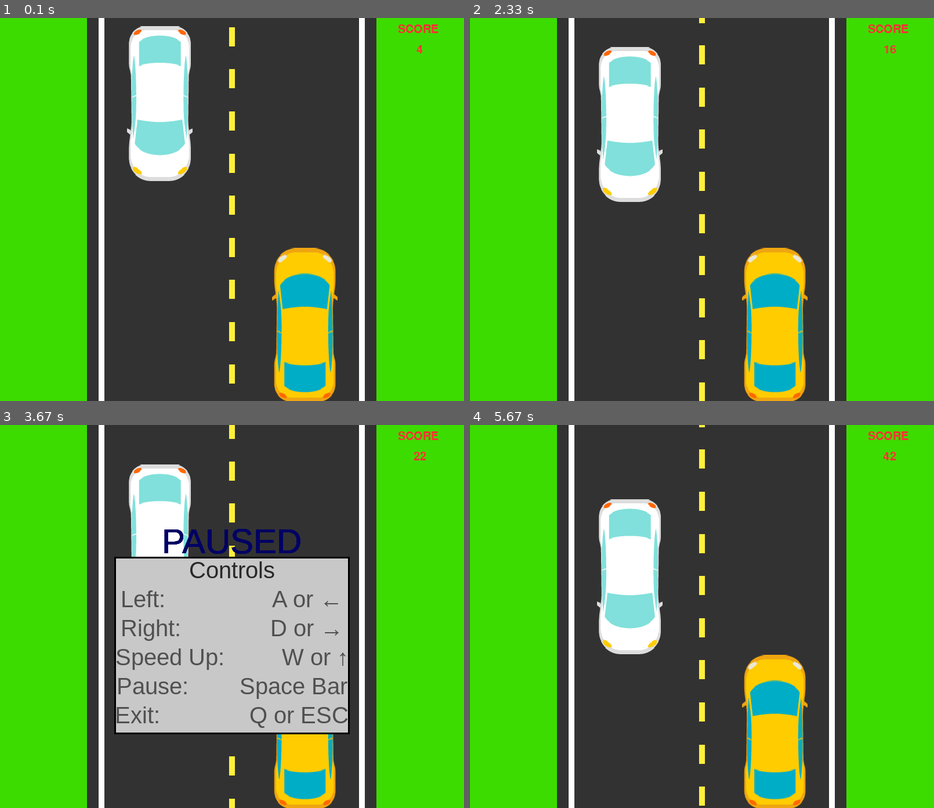
Above: before the commit, frames 1-4 (two rows, left to right).
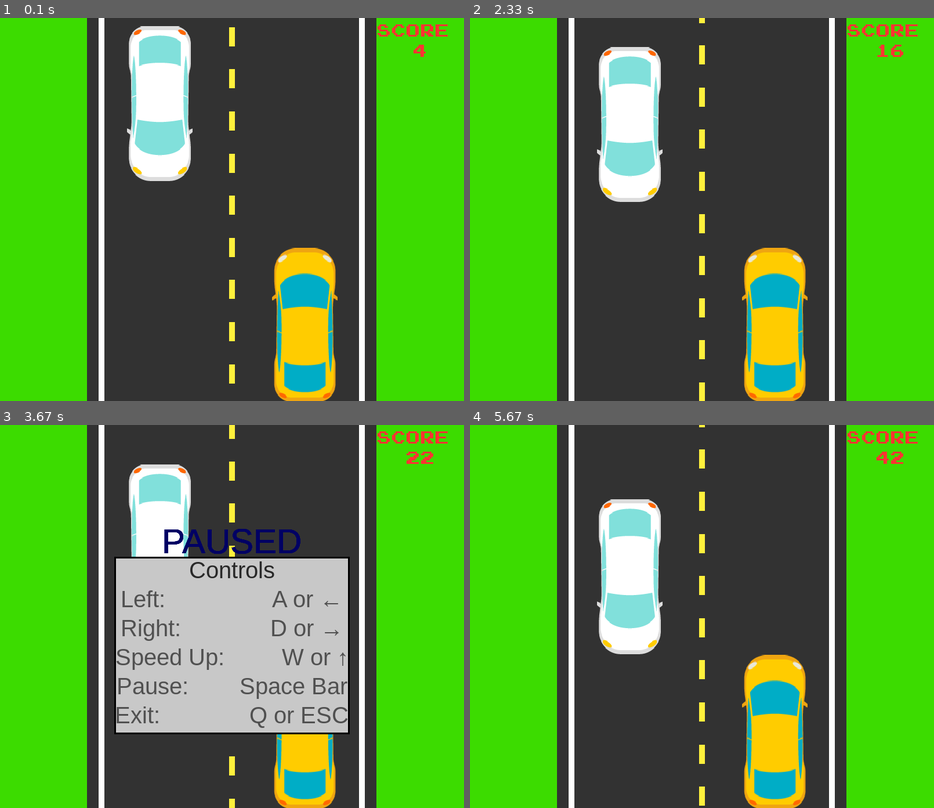
Above: after the commit, the same moments.

Repository: Harshiniinta/Car-Rush
Game: pygame game, started from Source/Pygame-Racing-Car/cargame.py
The game is run twice, just before and just after one commit, with the same random seed, the same clock (stepped at 60 frames per second) and the same inputs.
Inputs:
- Up to frame 1 (0.1 s): no input
- Up to frame 2 (2.33 s): tap one key every 0.33 s from 0.33 s: A Space Space Space Enter Space
- Up to frame 3 (3.67 s): tap Space at 2.4 s; hold D 2.73-3.2 s; hold W 3.23-3.53 s
- Up to frame 4 (5.67 s): hold A 4.07-4.6 s; tap Space at 5.3 s

The runs differ from the first frame. In frame 1, 0.3% of the frame differs, in the area x 81-97%, y 1-11%; in frame 2, 0.4%; in frame 3, 0.4%; in frame 4, 0.4%.

Commit message:
Update cargame.py

Diff:
--- a/Source/Pygame-Racing-Car/cargame.py
+++ b/Source/Pygame-Racing-Car/cargame.py
@@ -42,12 +42,11 @@
         pygame.display.set_caption("2D Car Game")
 
         self.game_over_font = pygame.font.SysFont("Arial", 60)
-        self.score_font = pygame.font.Font("assets/fonts/joystix monospace.otf", 30)
+        self.score_font = pygame.font.Font("assets/fonts/joystix/joystix monospace.otf", 30)
         self.game_info_font = pygame.font.SysFont("Arial", 40)
 
         # load sound effects
-        self.car_crash_sound = pygame.mixer.Sound("assets/carCrash.wav")
-
+        self.car_crash_sound = pygame.mixer.Sound("assets/CarCrash/carCrash.wav")
         # load player car
         self.original_car = pygame.image.load("assets/cars/car.png")
         self.car = pygame.transform.scale(
